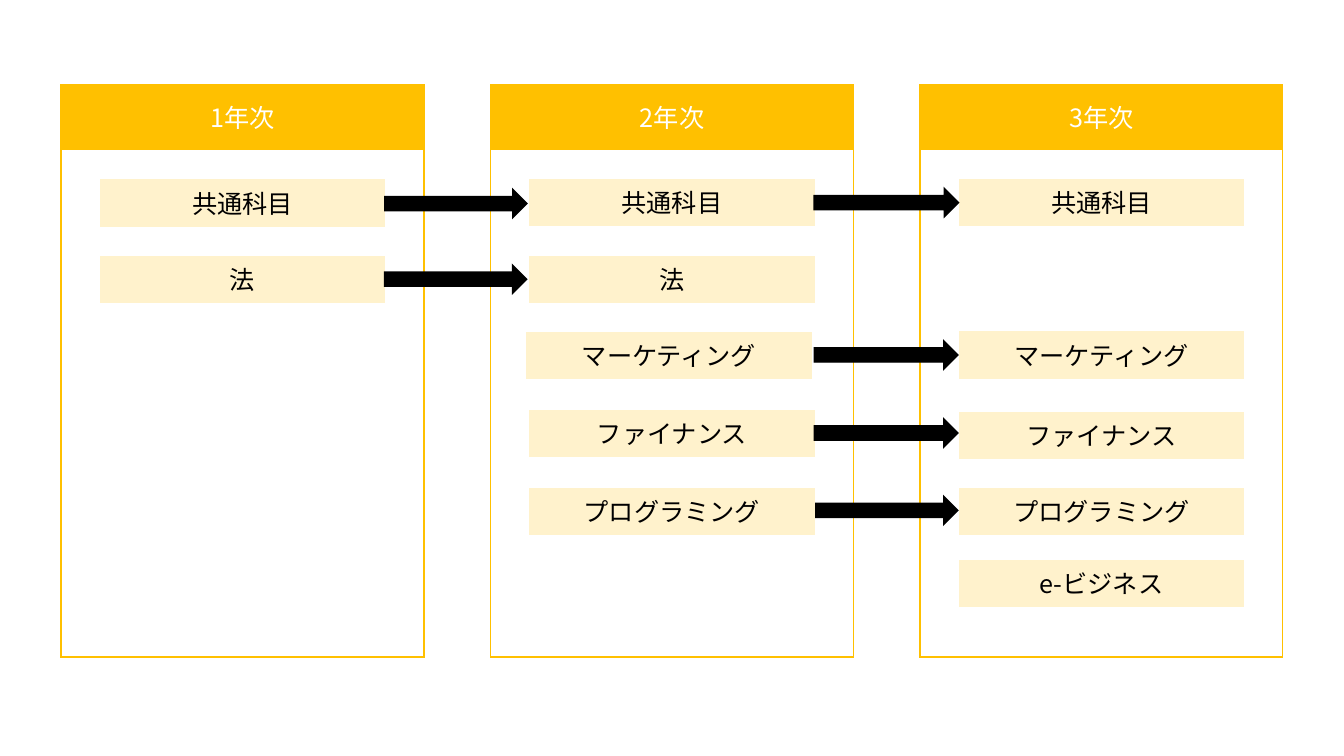
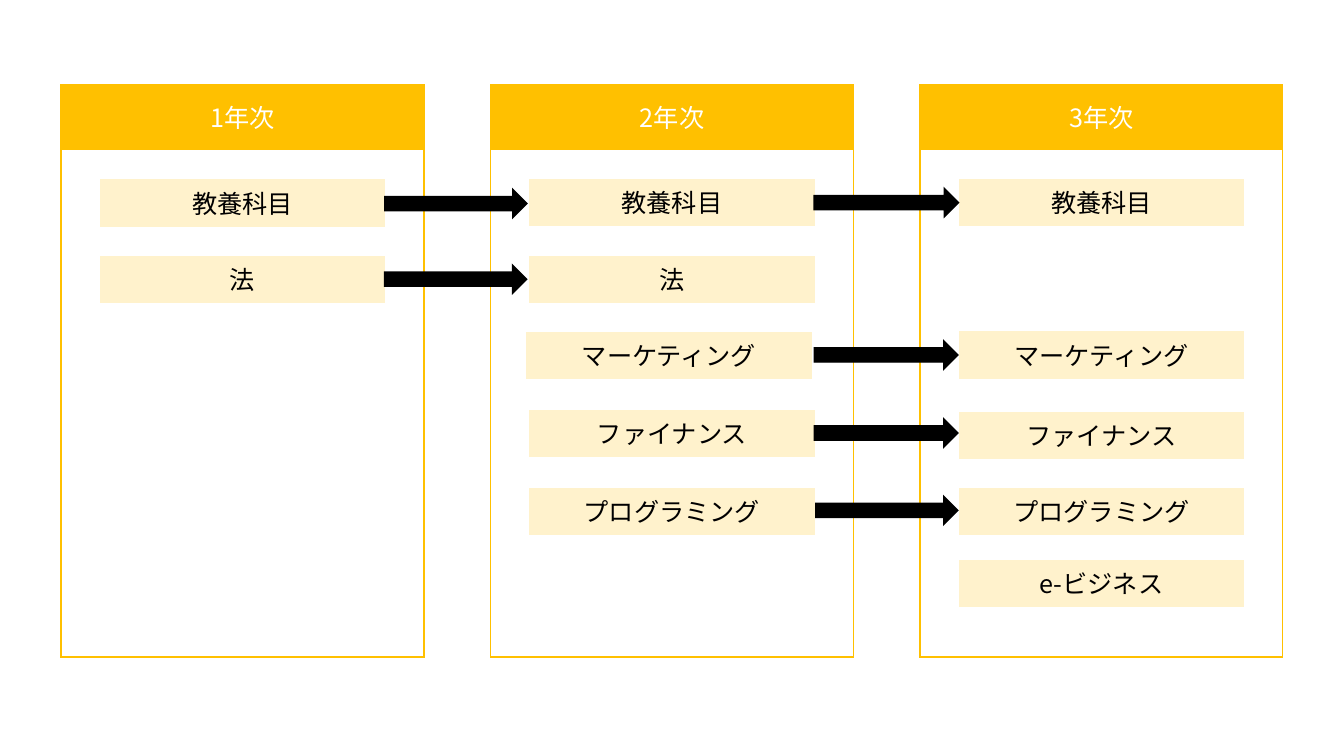
Before and after one commit to tajime/WebDevelopment, a slide deck: slide 1 of img/content/figure.pptx. Drawn at 1344x756 pixels with LibreOffice and Linux fonts; fonts in the diff are those of the drawing. Boxes give left, top, right and bottom in pixels: in the first picture for what was removed or moved away, otherwise in the second. Text is boxed around its words. In the diff, an @@ line names an element or a change of style, - is before the commit and + after.

```diff
--- a/img/content/figure.pptx
+++ b/img/content/figure.pptx
@@ text in rectangle at [192,191,293,215]: text changed @@
-共通科目
+教養科目
@@ text in rectangle at [622,190,723,214]: text changed @@
-共通科目
+教養科目
@@ text in rectangle at [1051,190,1152,214]: text changed @@
-共通科目
+教養科目
```
Also in this commit, not shown: 3 other files.
